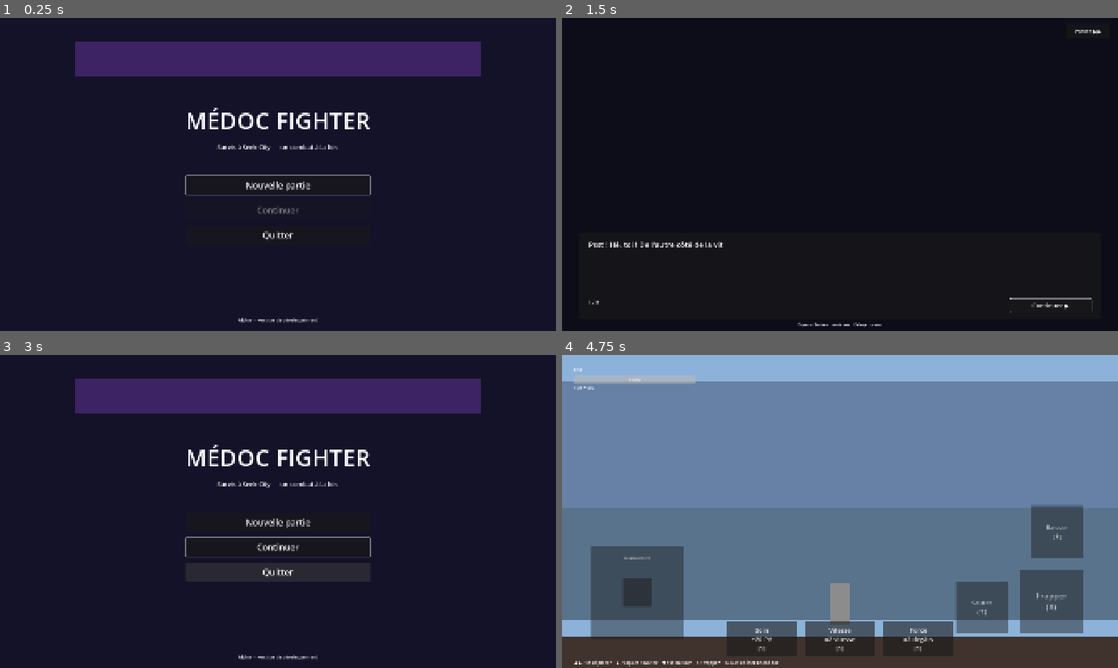
Above: before the commit, frames 1-4 (two rows, left to right).
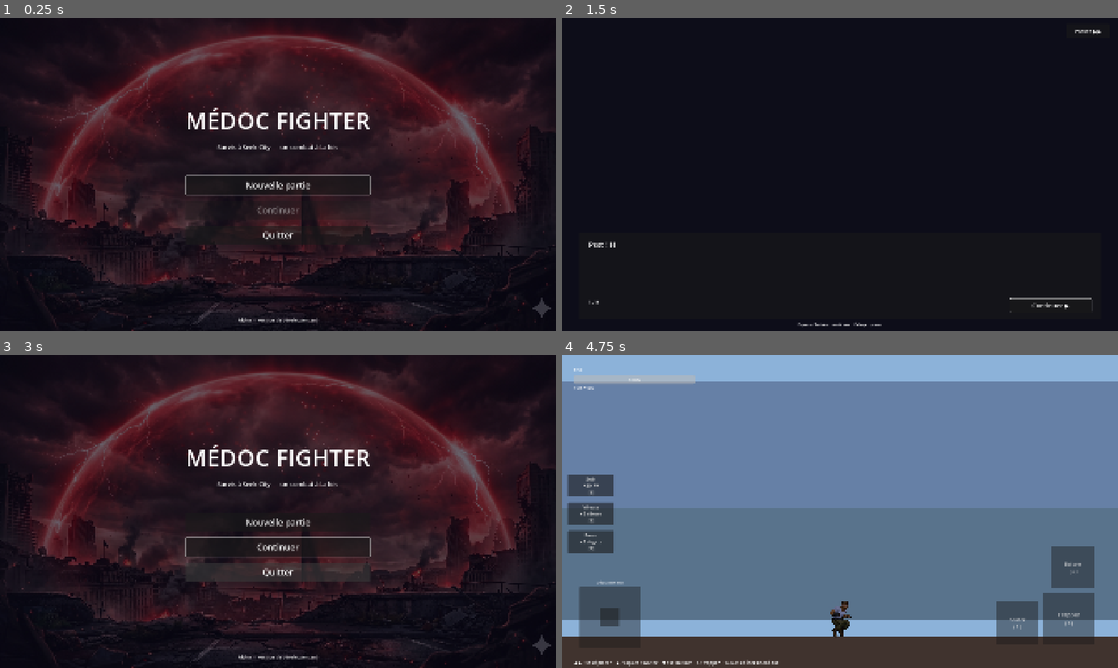
Above: after the commit, the same moments.

Repository: EstebanFlores27/MedocFighterV2
Game: Godot game, scene res://scenes/main_menu.tscn
Two runs of this game, one before a commit and one after it. Both use one fixed random seed, a clock stepped at 60 frames per second and the inputs below.
Inputs (mouse positions are in pixels of both pictures, inside the frame that each line leads up to):
- Up to frame 1 (0.25 s): no input
- Up to frame 2 (1.5 s): click "Nouvelle partie" at 0.5 s; click (801, 265) at 1.25 s, where only the run after the commit has a clickable "Choisir"
- Up to frame 3 (3 s): click "Passer ▶▶" at 2 s; click "← Menu" at 2.75 s
- Up to frame 4 (4.75 s): click "Continuer" at 3.5 s; click "Entrer" at 4.25 s

The runs differ from the first frame. In frame 1, 38% of the frame differs, in the area x 0-100%, y 1-100%; in frame 2, 0.2%; in frame 3, 37%; in frame 4, 13%.

Commit message:
Add champ select + design

Diff:
--- /dev/null
+++ b/scenes/character_select.tscn
@@ -0,0 +1,111 @@
+[gd_scene load_steps=4 format=3]
+
+[ext_resource type="Script" path="res://scripts/character_select.gd" id="1_cs"]
+[ext_resource type="Texture2D" path="res://assets/sprites/mascPerso.png" id="2_tex"]
+[ext_resource type="Texture2D" path="res://assets/sprites/Fem.png" id="3_tex"]
+
+[node name="CharacterSelect" type="Control"]
+layout_mode = 3
+anchors_preset = 15
+anchor_right = 1.0
+anchor_bottom = 1.0
+script = ExtResource("1_cs")
+
+[node name="Background" type="ColorRect" parent="."]
+layout_mode = 1
+anchors_preset = 15
+anchor_right = 1.0
+anchor_bottom = 1.0
+color = Color(0.08, 0.07, 0.16, 1)
+
+[node name="DomeAccent" type="ColorRect" parent="."]
+layout_mode = 1
+anchors_preset = 7
+anchor_left = 0.5
+anchor_top = 0.0
+anchor_right = 0.5
+anchor_bottom = 0.0
+offset_left = -700.0
+offset_top = 80.0
+offset_right = 700.0
+offset_bottom = 200.0
+color = Color(0.35, 0.18, 0.55, 0.6)
+
+[node name="CenterContainer" type="CenterContainer" parent="."]
+layout_mode = 1
+anchors_preset = 15
+anchor_right = 1.0
+anchor_bottom = 1.0
+
+[node name="VBox" type="VBoxContainer" parent="CenterContainer"]
+layout_mode = 2
+theme_override_constants/separation = 40
+
+[node name="Title" type="Label" parent="CenterContainer/VBox"]
+layout_mode = 2
+theme_override_font_sizes/font_size = 60
+horizontal_alignment = 1
+text = "Choisissez votre personnage"
+
+[node name="Subtitle" type="Label" parent="CenterContainer/VBox"]
+layout_mode = 2
+theme_override_font_sizes/font_size = 22
+horizontal_alignment = 1
+text = "Votre apparence pendant le combat"
+
+[node name="Spacer" type="Control" parent="CenterContainer/VBox"]
+custom_minimum_size = Vector2(0, 20)
+layout_mode = 2
+
+[node name="HBox" type="HBoxContainer" parent="CenterContainer/VBox"]
+layout_mode = 2
+alignment = 1
+theme_override_constants/separation = 80
+
+[node name="MaleCard" type="VBoxContainer" parent="CenterContainer/VBox/HBox"]
+layout_mode = 2
+theme_override_constants/separation = 16
+
+[node name="MaleImage" type="TextureRect" parent="CenterContainer/VBox/HBox/MaleCard"]
+custom_minimum_size = Vector2(200, 300)
+layout_mode = 2
+size_flags_vertical = 4
+texture = ExtResource("2_tex")
+expand_mode = 1
+stretch_mode = 5
+
+[node name="MaleLabel" type="Label" parent="CenterContainer/VBox/HBox/MaleCard"]
+layout_mode = 2
+theme_override_font_sizes/font_size = 28
+horizontal_alignment = 1
+text = "Homme"
+
+[node name="MaleBtn" type="Button" parent="CenterContainer/VBox/HBox/MaleCard"]
+custom_minimum_size = Vector2(200, 52)
+layout_mode = 2
+theme_override_font_sizes/font_size = 24
+text = "Choisir"
+
+[node name="FemaleCard" type="VBoxContainer" parent="CenterContainer/VBox/HBox"]
+layout_mode = 2
+theme_override_constants/separation = 16
+
+[node name="FemaleImage" type="TextureRect" parent="CenterContainer/VBox/HBox/FemaleCard"]
+custom_minimum_size = Vector2(200, 300)
+layout_mode = 2
+size_flags_vertical = 4
+texture = ExtResource("3_tex")
+expand_mode = 1
+stretch_mode = 5
+
+[node name="FemaleLabel" type="Label" parent="CenterContainer/VBox/HBox/FemaleCard"]
+layout_mode = 2
+theme_override_font_sizes/font_size = 28
+horizontal_alignment = 1
+text = "Femme"
+
+[node name="FemaleBtn" type="Button" parent="CenterContainer/VBox/HBox/FemaleCard"]
+custom_minimum_size = Vector2(200, 52)
+layout_mode = 2
+theme_override_font_sizes/font_size = 24
+text = "Choisir"
--- a/scenes/combat_hud.tscn
+++ b/scenes/combat_hud.tscn
@@ -182,39 +182,38 @@
 theme_override_font_sizes/font_size = 24
 text = "Retour à la carte"
 
-[node name="MedBox" type="HBoxContainer" parent="Root"]
-layout_mode = 1
-anchors_preset = 7
-anchor_left = 0.5
-anchor_top = 1.0
-anchor_right = 0.5
-anchor_bottom = 1.0
-offset_left = -390.0
-offset_top = -160.0
-offset_right = 390.0
-offset_bottom = -40.0
-theme_override_constants/separation = 30
+[node name="MedBox" type="VBoxContainer" parent="Root"]
+layout_mode = 1
+anchor_left = 0.0
+anchor_top = 0.5
+anchor_right = 0.0
+anchor_bottom = 0.5
+offset_left = 20.0
+offset_top = -128.0
+offset_right = 180.0
+offset_bottom = 128.0
+theme_override_constants/separation = 20
 
 [node name="SoinBtn" type="Button" parent="Root/MedBox"]
 layout_mode = 2
-custom_minimum_size = Vector2(240, 110)
-theme_override_font_sizes/font_size = 22
+custom_minimum_size = Vector2(160, 72)
+theme_override_font_sizes/font_size = 16
 text = "Soin
 +20 PV
 [1]"
 
 [node name="VitesseBtn" type="Button" parent="Root/MedBox"]
 layout_mode = 2
-custom_minimum_size = Vector2(240, 110)
-theme_override_font_sizes/font_size = 22
+custom_minimum_size = Vector2(160, 72)
+theme_override_font_sizes/font_size = 16
 text = "Vitesse
 x2 vitesse
 [1]"
 
 [node name="ForceBtn" type="Button" parent="Root/MedBox"]
 layout_mode = 2
-custom_minimum_size = Vector2(240, 110)
-theme_override_font_sizes/font_size = 22
+custom_minimum_size = Vector2(160, 72)
+theme_override_font_sizes/font_size = 16
 text = "Force
 x2 dégâts
 [1]"
--- a/scenes/main_menu.tscn
+++ b/scenes/main_menu.tscn
@@ -1,6 +1,7 @@
-[gd_scene load_steps=2 format=3]
+[gd_scene load_steps=3 format=3]
 
 [ext_resource type="Script" path="res://scripts/main_menu.gd" id="1_menu"]
+[ext_resource type="Texture2D" path="res://assets/sprites/background_menu.png" id="2_bg"]
 
 [node name="MainMenu" type="Control"]
 layout_mode = 3
@@ -9,25 +10,21 @@
 anchor_bottom = 1.0
 script = ExtResource("1_menu")
 
-[node name="Background" type="ColorRect" parent="."]
+[node name="Background" type="TextureRect" parent="."]
 layout_mode = 1
 anchors_preset = 15
 anchor_right = 1.0
 anchor_bottom = 1.0
-color = Color(0.08, 0.07, 0.16, 1)
+texture = ExtResource("2_bg")
+expand_mode = 1
+stretch_mode = 6
 
-[node name="DomeAccent" type="ColorRect" parent="."]
+[node name="BackgroundOverlay" type="ColorRect" parent="."]
 layout_mode = 1
-anchors_preset = 7
-anchor_left = 0.5
-anchor_top = 0.0
-anchor_right = 0.5
-anchor_bottom = 0.0
-offset_left = -700.0
-offset_top = 80.0
-offset_right = 700.0
-offset_bottom = 200.0
-color = Color(0.35, 0.18, 0.55, 0.6)
+anchors_preset = 15
+anchor_right = 1.0
+anchor_bottom = 1.0
+color = Color(0.04, 0.03, 0.1, 0.62)
 
 [node name="CenterContainer" type="CenterContainer" parent="."]
 layout_mode = 1
--- a/scenes/player.tscn
+++ b/scenes/player.tscn
@@ -11,12 +11,13 @@
 [node name="Player" type="CharacterBody2D"]
 script = ExtResource("1_player")
 
-[node name="Sprite" type="ColorRect" parent="."]
-offset_left = -32.0
-offset_top = -128.0
-offset_right = 32.0
-offset_bottom = 0.0
-color = Color(0.3, 0.45, 0.85, 1)
+[node name="Sprite" type="Sprite2D" parent="."]
+centered = true
+offset = Vector2(0, -64)
+scale = Vector2(0.215, 0.215)
+region_enabled = true
+region_rect = Rect2(300, 5, 335, 595)
+
 
 [node name="Collider" type="CollisionShape2D" parent="."]
 position = Vector2(0, -64)
--- a/scenes/touch_controls.tscn
+++ b/scenes/touch_controls.tscn
@@ -11,10 +11,10 @@
 anchors_preset = 2
 anchor_top = 1.0
 anchor_bottom = 1.0
-offset_left = 100.0
-offset_top = -420.0
-offset_right = 420.0
-offset_bottom = -100.0
+offset_left = 60.0
+offset_top = -280.0
+offset_right = 270.0
+offset_bottom = -70.0
 modulate = Color(1, 1, 1, 0.7)
 script = ExtResource("1_joy")
 
@@ -41,10 +41,10 @@
 
 [node name="Knob" type="Panel" parent="Joystick"]
 layout_mode = 0
-offset_left = 110.0
-offset_top = 110.0
-offset_right = 210.0
-offset_bottom = 210.0
+offset_left = 72.0
+offset_top = 72.0
+offset_right = 138.0
+offset_bottom = 138.0
 modulate = Color(1, 1, 1, 1.2)
 
 [node name="PunchBtn" type="Button" parent="."]
@@ -53,12 +53,12 @@
 anchor_top = 1.0
 anchor_right = 1.0
 anchor_bottom = 1.0
-offset_left = -340.0
-offset_top = -340.0
-offset_right = -120.0
-offset_bottom = -120.0
+offset_left = -260.0
+offset_top = -260.0
+offset_right = -80.0
+offset_bottom = -80.0
 modulate = Color(1, 1, 1, 0.75)
-theme_override_font_sizes/font_size = 28
+theme_override_font_sizes/font_size = 20
 text = "Frapper
 (X)"
 script = ExtResource("2_btn")
@@ -70,12 +70,12 @@
 anchor_top = 1.0
 anchor_right = 1.0
 anchor_bottom = 1.0
-offset_left = -560.0
-offset_top = -300.0
-offset_right = -380.0
-offset_bottom = -120.0
+offset_left = -420.0
+offset_top = -230.0
+offset_right = -275.0
+offset_bottom = -80.0
 modulate = Color(1, 1, 1, 0.75)
-theme_override_font_sizes/font_size = 22
+theme_override_font_sizes/font_size = 17
 text = "Sauter
 (↑)"
 script = ExtResource("2_btn")
@@ -87,12 +87,12 @@
 anchor_top = 1.0
 anchor_right = 1.0
 anchor_bottom = 1.0
-offset_left = -300.0
-offset_top = -560.0
-offset_right = -120.0
-offset_bottom = -380.0
+offset_left = -230.0
+offset_top = -420.0
+offset_right = -80.0
+offset_bottom = -275.0
 modulate = Color(1, 1, 1, 0.75)
-theme_override_font_sizes/font_size = 22
+theme_override_font_sizes/font_size = 17
 text = "Baisser
 (↓)"
 script = ExtResource("2_btn")
--- a/scripts/autoload/game_state.gd
+++ b/scripts/autoload/game_state.gd
@@ -34,6 +34,7 @@
 var has_adrenaline: bool = false
 var intro_seen: bool = false
 var last_boost_unix: int = 0
+var player_gender: int = 0  # 0 = Homme, 1 = Femme
 
 func register_chronik_defeated(chronik_id: String, district: int) -> void:
 	if defeated_chroniks.has(chronik_id):
@@ -53,6 +54,7 @@
 	intro_seen = false
 	streak_days = 0
 	last_boost_unix = 0
+	player_gender = 0
 	health_state_changed.emit(get_health_state())
 
 func get_health_state() -> int:
@@ -115,6 +117,7 @@
 	cfg.set_value("progress", "defeated_per_district", defeated_per_district)
 	cfg.set_value("progress", "has_adrenaline", has_adrenaline)
 	cfg.set_value("progress", "intro_seen", intro_seen)
+	cfg.set_value("progress", "player_gender", player_gender)
 	cfg.set_value("daily", "streak_days", streak_days)
 	cfg.set_value("daily", "last_boost_unix", last_boost_unix)
 	cfg.save(SAVE_PATH)
@@ -134,6 +137,7 @@
 		defeated_per_district[int(k)] = int(loaded_counts[k])
 	has_adrenaline = bool(cfg.get_value("progress", "has_adrenaline", false))
 	intro_seen = bool(cfg.get_value("progress", "intro_seen", false))
+	player_gender = int(cfg.get_value("progress", "player_gender", 0))
 	streak_days = int(cfg.get_value("daily", "streak_days", cfg.get_value("progress", "streak_days", 0)))
 	last_boost_unix = int(cfg.get_value("daily", "last_boost_unix", 0))
 	health_state_changed.emit(get_health_state())
--- /dev/null
+++ b/scripts/character_select.gd
@@ -0,0 +1,35 @@
+extends Control
+
+@onready var male_btn: Button      = $CenterContainer/VBox/HBox/MaleCard/MaleBtn
+@onready var female_btn: Button    = $CenterContainer/VBox/HBox/FemaleCard/FemaleBtn
+@onready var male_image: TextureRect   = $CenterContainer/VBox/HBox/MaleCard/MaleImage
+@onready var female_image: TextureRect = $CenterContainer/VBox/HBox/FemaleCard/FemaleImage
+
+func _ready() -> void:
+	male_btn.pressed.connect(_on_choose_male)
+	female_btn.pressed.connect(_on_choose_female)
+	male_btn.grab_focus()
+	_apply_white_removal(male_image)
+	_apply_white_removal(female_image)
+
+func _apply_white_removal(node: TextureRect) -> void:
+	var shader := Shader.new()
+	shader.code = """
+shader_type canvas_item;
+void fragment() {
+	vec4 c = texture(TEXTURE, UV);
+	float is_white = step(0.97, min(c.r, min(c.g, c.b)));
+	COLOR = vec4(c.rgb, c.a * (1.0 - is_white));
+}
+"""
+	var mat := ShaderMaterial.new()
+	mat.shader = shader
+	node.material = mat
+
+func _on_choose_male() -> void:
+	GameState.player_gender = 0
+	get_tree().change_scene_to_file("res://scenes/intro.tscn")
+
+func _on_choose_female() -> void:
+	GameState.player_gender = 1
+	get_tree().change_scene_to_file("res://scenes/intro.tscn")
--- a/scripts/combat_hud.gd
+++ b/scripts/combat_hud.gd
@@ -21,7 +21,7 @@
 @onready var victory_title: Label = $Root/VictoryPanel/VBox/Title
 @onready var victory_body: Label = $Root/VictoryPanel/VBox/Body
 @onready var continue_btn: Button = $Root/VictoryPanel/VBox/ContinueButton
-@onready var med_box: HBoxContainer = $Root/MedBox
+@onready var med_box: VBoxContainer = $Root/MedBox
 @onready var med_btns := {
 	"soin": $Root/MedBox/SoinBtn as Button,
 	"vitesse": $Root/MedBox/VitesseBtn as Button,
--- a/scripts/intro.gd
+++ b/scripts/intro.gd
@@ -18,6 +18,7 @@
 @onready var page_label: Label = $DialogPanel/Margin/VBox/NextRow/PageLabel
 @onready var next_btn: Button = $DialogPanel/Margin/VBox/NextRow/NextBtn
 @onready var skip_btn: Button = $TopBar/SkipBtn
+@onready var player_rect: ColorRect = $Player
 
 var _idx: int = 0
 var _is_typing: bool = false
@@ -26,6 +27,7 @@
 func _ready() -> void:
 	next_btn.pressed.connect(_advance)
 	skip_btn.pressed.connect(_skip)
+	player_rect.color = Color(0.60, 0.45, 0.54) if GameState.player_gender == 1 else Color(0.42, 0.45, 0.60)
 	_show_page()
 	next_btn.grab_focus()
 
--- a/scripts/main_menu.gd
+++ b/scripts/main_menu.gd
@@ -18,7 +18,7 @@
 func _on_new_game() -> void:
 	GameState.reset_progress()
 	GameState.clear_save()
-	get_tree().change_scene_to_file("res://scenes/intro.tscn")
+	get_tree().change_scene_to_file("res://scenes/character_select.tscn")
 
 func _on_continue() -> void:
 	if not GameState.load_from_disk():
--- a/scripts/player.gd
+++ b/scripts/player.gd
@@ -11,7 +11,40 @@
 const SOIN_HEAL_AMOUNT := 20
 const BUFF_DURATION := 10.0
 
-@onready var sprite: ColorRect = $Sprite
+# Female sprite sheet (player_sheet.png) — regions + offset_y.
+# "idle" and "jump" share the same region (standing pose used for both).
+const POSES_FEMALE := {
+	"idle":    {"region": Rect2(300,   5, 335, 595), "oy": -63.7},
+	"jump":    {"region": Rect2(300,   5, 335, 595), "oy": -63.7},
+	"duck":    {"region": Rect2( 25, 170, 230, 405), "oy": -43.3},
+	"retreat": {"region": Rect2(  5, 575, 230, 445), "oy": -47.6},
+	"advance": {"region": Rect2(245, 570, 280, 450), "oy": -48.2},
+	"punch":   {"region": Rect2(520, 570, 500, 450), "oy": -48.2},
+}
+
+# Male individual sprites — one file per pose.
+const MALE_FILES := {
+	"idle":    "res://assets/sprites/Debout.png",
+	"advance": "res://assets/sprites/Marche.png",
+	"retreat": "res://assets/sprites/Marche.png",
+	"jump":    "res://assets/sprites/Saut.png",
+	"duck":    "res://assets/sprites/Baisser.png",
+	"punch":   "res://assets/sprites/Coup.png",
+}
+const MALE_OFFSETS := {
+	"idle":    -62.5,
+	"advance": -61.6,
+	"retreat": -61.6,
+	"jump":    -49.9,
+	"duck":    -54.8,
+	"punch":   -55.7,
+}
+
+var _is_male := false
+var _male_tex: Dictionary = {}
+var _poses: Dictionary        # used only for female
+
+@onready var sprite: Sprite2D = $Sprite
 @onready var collider: CollisionShape2D = $Collider
 @onready var punch_hitbox: Area2D = $PunchHitbox
 @onready var punch_visual: ColorRect = $PunchHitbox/PunchVisual
@@ -27,25 +60,34 @@
 var _last_force_active := false
 
 var _is_ducking := false
-var _default_sprite_size: Vector2
-var _default_sprite_pos: Vector2
 var _default_collider_height: float
 var _default_collider_pos: Vector2
 var _default_punch_offset: float
 var _punch_cd := 0.0
 var _punch_t := 0.0
 var _invuln_t := 0.0
+var _base_color := Color.WHITE
 
 func _ready() -> void:
 	add_to_group("player")
-	_default_sprite_size = sprite.size
-	_default_sprite_pos = sprite.position
 	var shape := collider.shape as RectangleShape2D
 	_default_collider_height = shape.size.y
 	_default_collider_pos = collider.position
 	_default_punch_offset = abs(punch_hitbox.position.x)
 	punch_hitbox.monitoring = false
 	punch_visual.visible = false
+
+	if GameState.player_gender == 0:
+		_is_male = true
+		sprite.region_enabled = false
+		for pose in MALE_FILES:
+			_male_tex[pose] = load(MALE_FILES[pose]) as Texture2D
+		sprite.texture = _male_tex["idle"]
+		sprite.offset = Vector2(0.0, MALE_OFFSETS["idle"])
+	else:
+		_poses = POSES_FEMALE
+		sprite.texture = load("res://assets/sprites/player_sheet.png") as Texture2D
+
 	GameState.chronik_engaged.connect(_on_chronik_engaged)
 	GameState.combat_countdown_done.connect(_on_countdown_done)
 	GameState.chronik_defeated.connect(_on_chronik_defeated)
@@ -82,14 +124,12 @@
 func _on_health_state_changed(state: int) -> void:
 	_apply_health_tint(state)
 
-func _apply_health_tint(state: int) -> void:
-	match state:
-		GameState.STATE_VIVID:
-			sprite.color = Color(0.3, 0.45, 0.85)
-		GameState.STATE_PASTEL:
-			sprite.color = Color(0.5, 0.6, 0.78)
-		_:
-			sprite.color = Color(0.55, 0.55, 0.55)
+func _apply_health_tint(_state: int) -> void:
+	var is_female := GameState.player_gender == 1
+	var col_min := Color(0.60, 0.45, 0.54) if is_female else Color(0.42, 0.45, 0.60)
+	var col_max := Color(0.90, 0.30, 0.60) if is_female else Color(0.20, 0.40, 0.85)
+	var t := clampf(float(GameState.streak_days) / float(GameState.STREAK_VIVID), 0.0, 1.0)
+	_base_color = col_min.lerp(col_max, t)
 
 func use_med(med_id: String) -> void:
 	if not med_charges.has(med_id):
@@ -193,9 +233,42 @@
 	var alpha := 1.0
 	if _invuln_t > 0.0:
 		alpha = 0.4 if int(_invuln_t * 20) % 2 == 0 else 1.0
-	var r := 1.4 if _force_buff_t > 0.0 else 1.0
-	var b := 1.4 if _speed_buff_t > 0.0 else 1.0
-	sprite.modulate = Color(r, 1.0, b, alpha)
+	var r := _base_color.r * (1.4 if _force_buff_t > 0.0 else 1.0)
+	var b := _base_color.b * (1.4 if _speed_buff_t > 0.0 else 1.0)
+	sprite.modulate = Color(r, _base_color.g, b, alpha)
+	_update_sprite_pose()
+
+func _update_sprite_pose() -> void:
+	var pose_name: String
+	var flip := false
+
+	if _is_ducking:
+		pose_name = "duck"
+		flip = facing < 0
+	elif _punch_t > 0.0:
+		pose_name = "punch"
+		flip = facing < 0
+	elif not is_on_floor():
+		pose_name = "jump"
+		flip = facing < 0
+	elif velocity.x > 0.0:
+		pose_name = "advance"
+	elif velocity.x < 0.0:
+		pose_name = "retreat"
+		flip = true
+	else:
+		pose_name = "idle"
+		flip = facing < 0
+
+	if _is_male:
+		sprite.texture = _male_tex[pose_name]
+		sprite.offset = Vector2(0.0, MALE_OFFSETS[pose_name])
+		sprite.flip_h = flip
+	else:
+		var p: Dictionary = _poses[pose_name]
+		sprite.region_rect = p["region"]
+		sprite.offset = Vector2(0.0, p["oy"])
+		sprite.flip_h = flip
 
 func _set_ducking(ducking: bool) -> void:
 	if ducking == _is_ducking:
@@ -203,12 +276,8 @@
 	_is_ducking = ducking
 	var shape := collider.shape as RectangleShape2D
 	if ducking:
-		sprite.size = Vector2(_default_sprite_size.x, _default_sprite_size.y * 0.5)
-		sprite.position = _default_sprite_pos + Vector2(0, _default_sprite_size.y * 0.5)
 		shape.size = Vector2(shape.size.x, _default_collider_height * 0.5)
 		collider.position = _default_collider_pos + Vector2(0, _default_collider_height * 0.25)
 	else:
-		sprite.size = _default_sprite_size
-		sprite.position = _default_sprite_pos
 		shape.size = Vector2(shape.size.x, _default_collider_height)
 		collider.position = _default_collider_pos
Binary file added: assets/sprites/Baisser.png
Not shown, added: assets/sprites/Baisser.png.import
Binary file added: assets/sprites/Coup.png
Not shown, added: assets/sprites/Coup.png.import
Binary file added: assets/sprites/Debout.png
Not shown, added: assets/sprites/Debout.png.import
Binary file added: assets/sprites/Fem.png
Not shown, added: assets/sprites/Fem.png.import
Binary file added: assets/sprites/Marche.png
Not shown, added: assets/sprites/Marche.png.import
Binary file added: assets/sprites/Saut.png
Not shown, added: assets/sprites/Saut.png.import
(and 16 more such lines)
